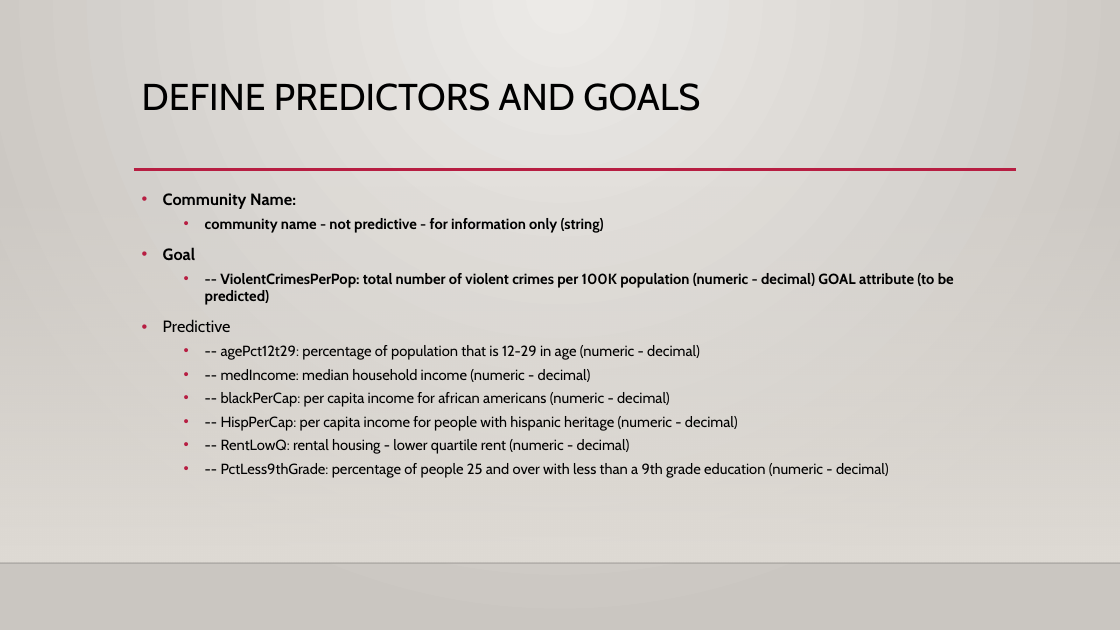
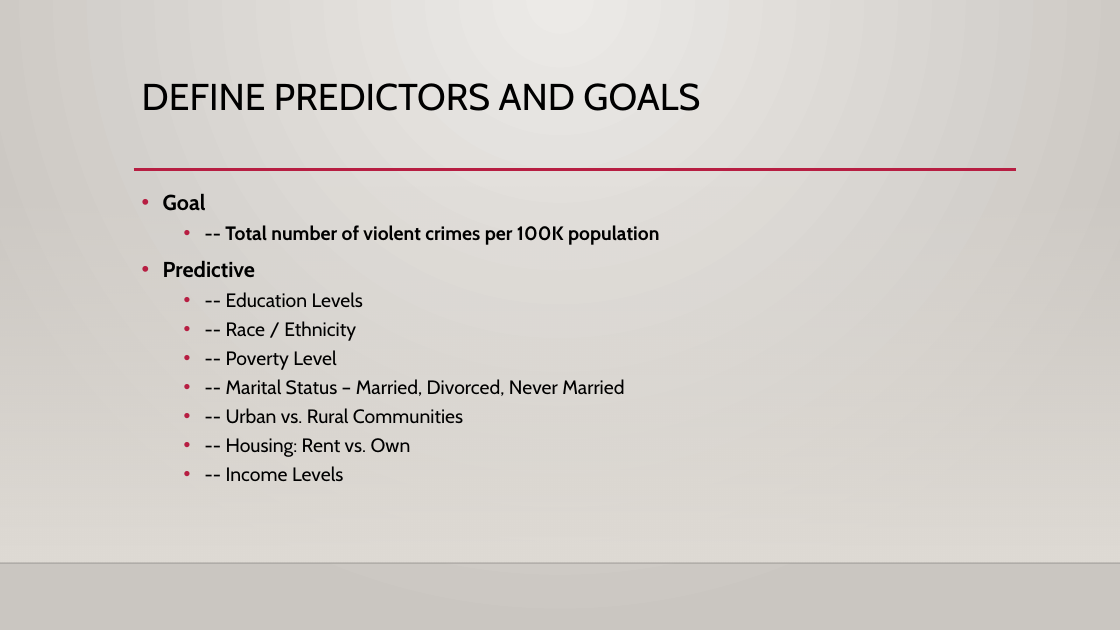
Before and after one commit to ShonTM/MSDS6306CaseStudy2, a slide deck: slide 7 of Violent crimes Per Population & communities.pptx (slide 6 before the commit). Drawn at 1120x630 pixels with LibreOffice and Linux fonts; fonts in the diff are those of the drawing; background and template pictures are left out. Boxes give left, top, right and bottom in pixels: in the first picture for what was removed or moved away, otherwise in the second. Text is boxed around its words. In the diff, an @@ line names an element or a change of style, - is before the commit and + after.

Commit message:
Update of PPT and R file
update

```diff
--- a/Violent crimes Per Population & communities.pptx
+++ b/Violent crimes Per Population & communities.pptx
@@ text at (163,193,604,233): paragraphs removed @@
-• Community Name:
-  • community name - not predictive - for information only (string)
@@ text at (163,193,255,278): size 14 to 18.5 pt in "Goal", "Predictive"; bold on in "Predictive" @@
@@ text at (225,225,659,245): text changed; size 12.6 to 16.6 pt @@
-  • -- ViolentCrimesPerPop: total number of violent crimes per 100K population (numeric - decimal) GOAL attribute (to be predicted)
+  • -- Total number of violent crimes per 100K population
@@ text at (226,292,624,481): text changed; size 12.6 to 16.6 pt @@
-  • -- agePct12t29: percentage of population that is 12-29 in age (numeric - decimal)
-  • -- medIncome: median household income (numeric - decimal)
-  • -- blackPerCap: per capita income for african americans (numeric - decimal)
-  • -- HispPerCap: per capita income for people with hispanic heritage (numeric - decimal)
-  • -- RentLowQ: rental housing - lower quartile rent (numeric - decimal)
-  • -- PctLess9thGrade: percentage of people 25 and over with less than a 9th grade education (numeric - decimal)
+  • -- Education Levels
+  • -- Race / Ethnicity
+  • -- Poverty Level
+  • -- Marital Status – Married, Divorced, Never Married
+  • -- Urban vs. Rural Communities
+  • -- Housing: Rent vs. Own
+  • -- Income Levels
```
Also in this commit, not shown: 5 other slides changed, 5 slides added, 4 slides removed, 16 other files.
